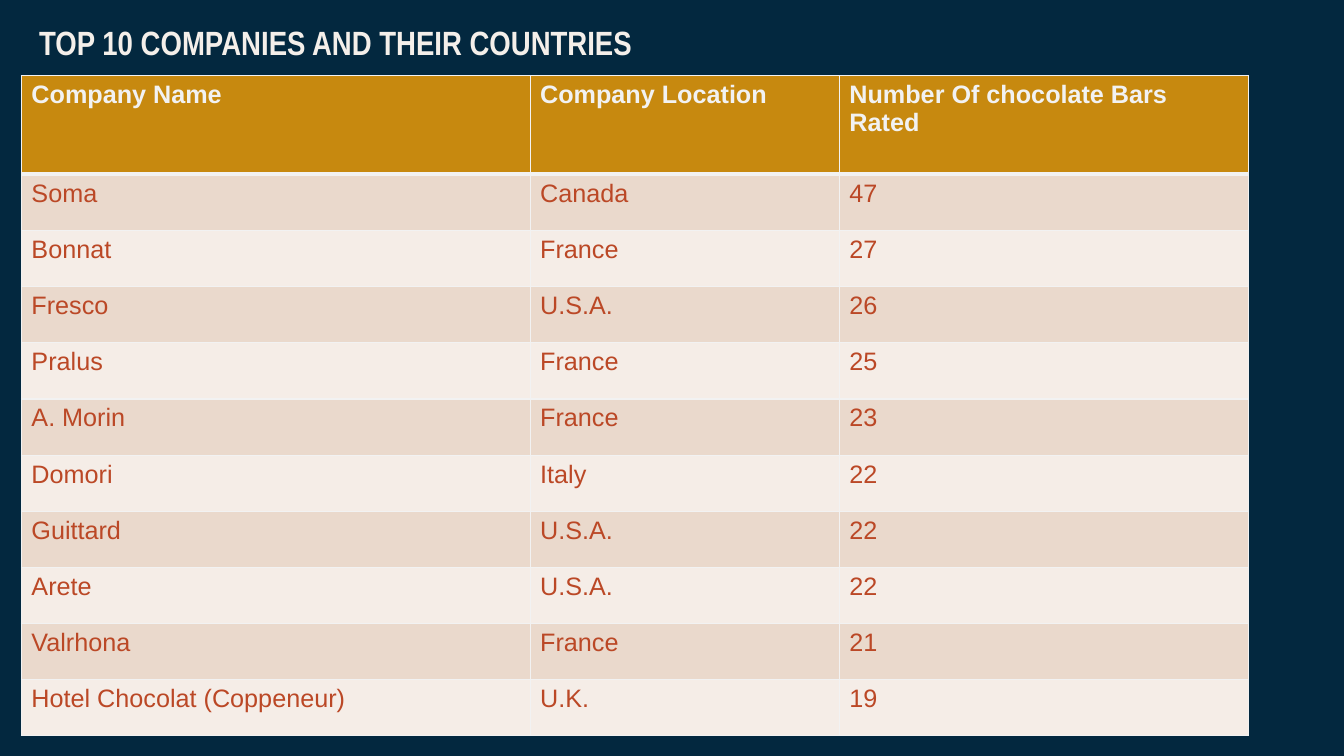
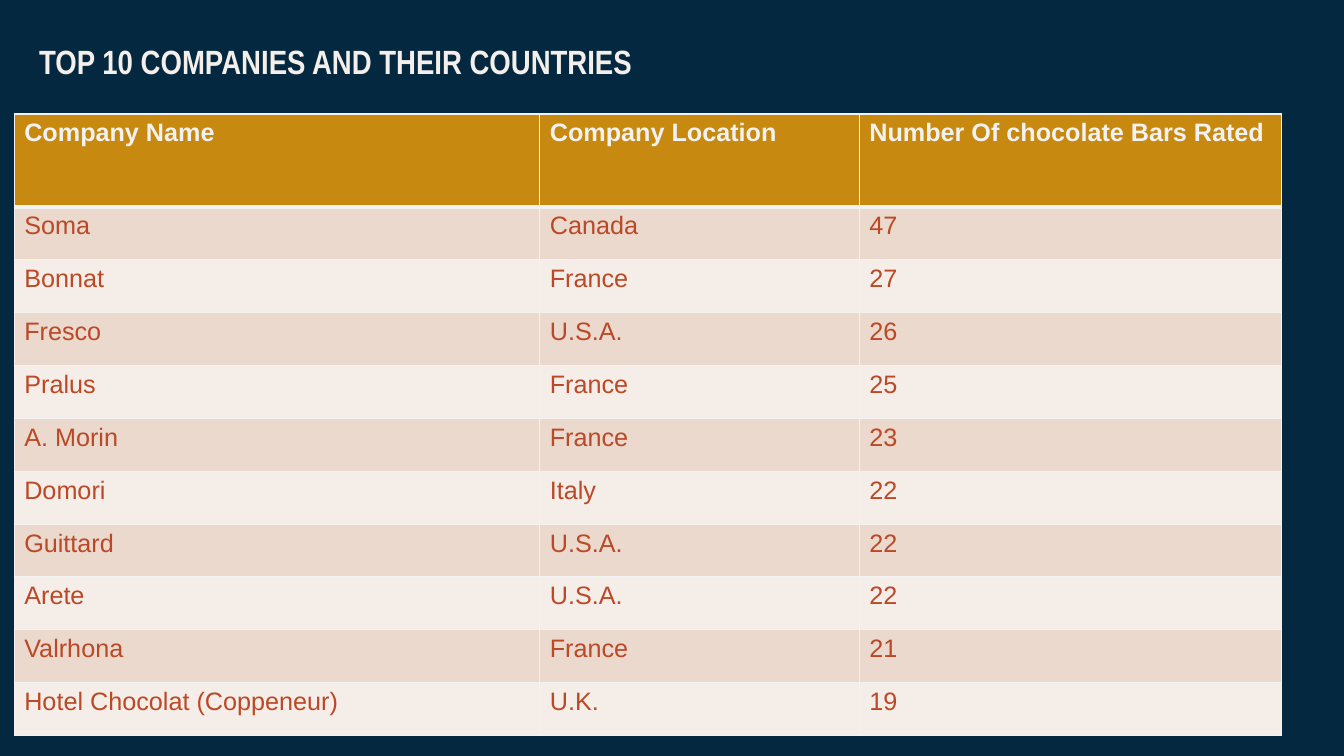
Before and after one commit to Daksam/Group-1-EDA-project, a slide deck: slide 14 of Group 1 EDA Project DIGICAP.pptx. Drawn at 1344x756 pixels with LibreOffice and Linux fonts; fonts in the diff are those of the drawing. Boxes give left, top, right and bottom in pixels: in the first picture for what was removed or moved away, otherwise in the second. Text is boxed around its words. In the diff, an @@ line names an element or a change of style, - is before the commit and + after.

```diff
--- a/Group 1 EDA Project DIGICAP.pptx
+++ b/Group 1 EDA Project DIGICAP.pptx
@@ title "TOP 10 COMPANIES AND THEIR ...": place and size @@
-title "TOP 10 COMPANIES AND THEIR ..." at box(39, 31, 632, 56)
+title "TOP 10 COMPANIES AND THEIR ..." at box(39, 50, 632, 75)
@@ table: place and size @@
-table at box(21, 76, 1249, 736)
+table at box(14, 114, 1281, 736)
```
Also in this commit, not shown: 6 other slides changed.
